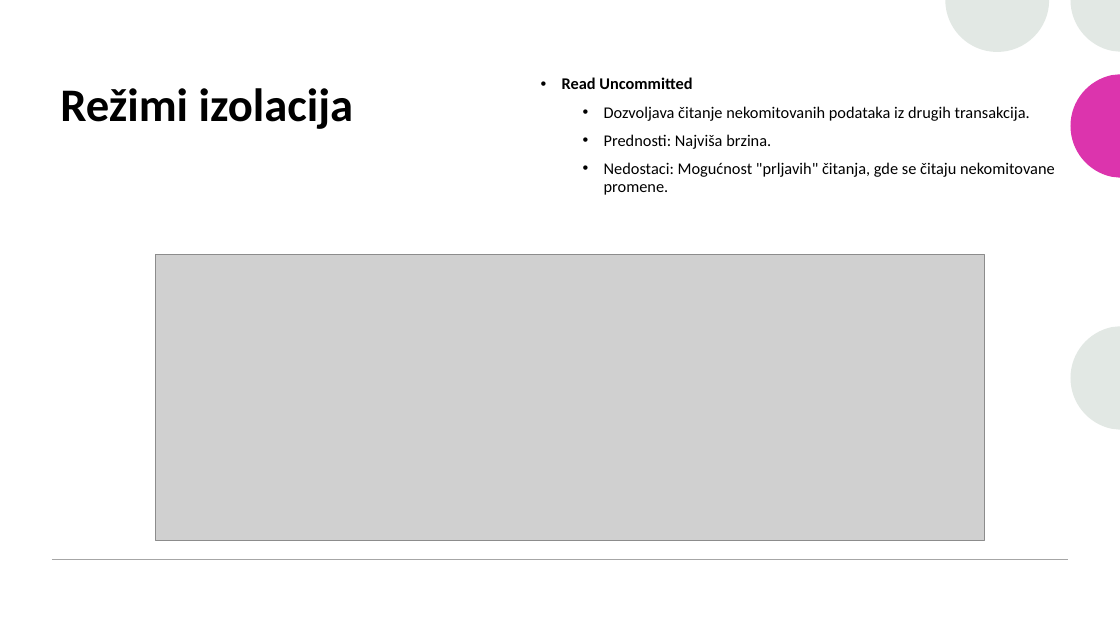
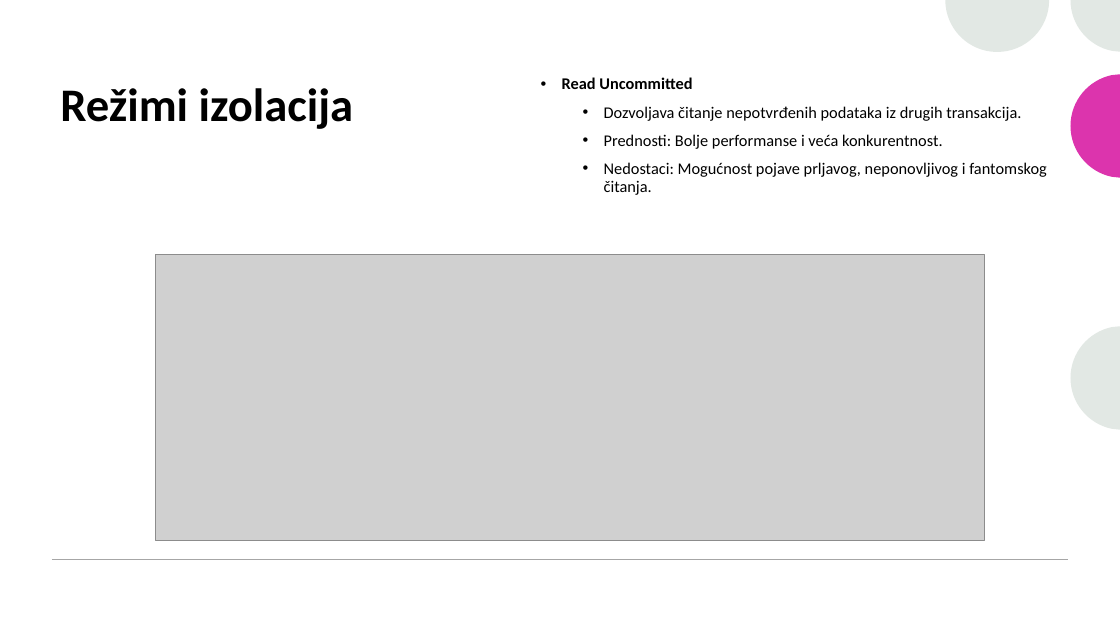
Before and after one commit to stefan-ml/DBMS, a slide deck: slide 10 of Obrada transakcija, planovi izvršenja transakcija, izolacija i zaključavanje/Obrada transakcija, planovi izvršavanja transakcija, izolacija i zaključavanje kod MS SQL baze podataka.pptx. Drawn at 1120x630 pixels with LibreOffice and Linux fonts; fonts in the diff are those of the drawing; grey boxes stand for pictures. Boxes give left, top, right and bottom in pixels: in the first picture for what was removed or moved away, otherwise in the second. Text is boxed around its words. In the diff, an @@ line names an element or a change of style, - is before the commit and + after.

```diff
--- a/Obrada transakcija, planovi izvršenja transakcija, izolacija i zaključavanje/Obrada transakcija, planovi izvršavanja transakcija, izolacija i zaključavanje kod MS SQL baze podataka.pptx
+++ b/Obrada transakcija, planovi izvršenja transakcija, izolacija i zaključavanje/Obrada transakcija, planovi izvršavanja transakcija, izolacija i zaključavanje kod MS SQL baze podataka.pptx
@@ text at bbox=[604, 106, 1047, 195]: text changed @@
-  • Dozvoljava čitanje nekomitovanih podataka iz drugih transakcija.
-  • Prednosti: Najviša brzina.
-  • Nedostaci: Mogućnost "prljavih" čitanja, gde se čitaju nekomitovane promene.
+  • Dozvoljava čitanje nepotvrđenih podataka iz drugih transakcija.
+  • Prednosti: Bolje performanse i veća konkurentnost.
+  • Nedostaci: Mogućnost pojave prljavog, neponovljivog i fantomskog čitanja.
```
Also in this commit, not shown: 4 other slides changed.
